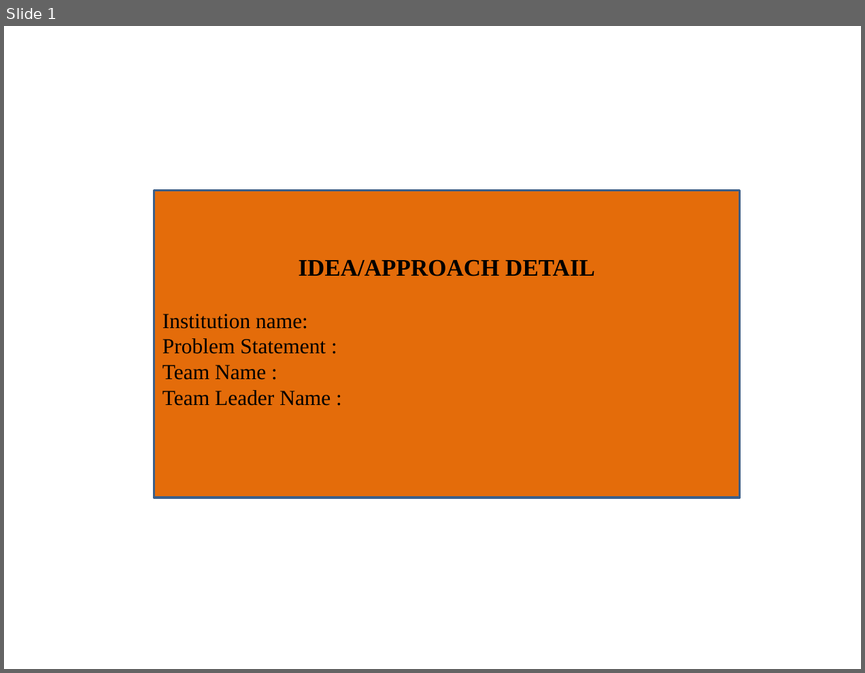
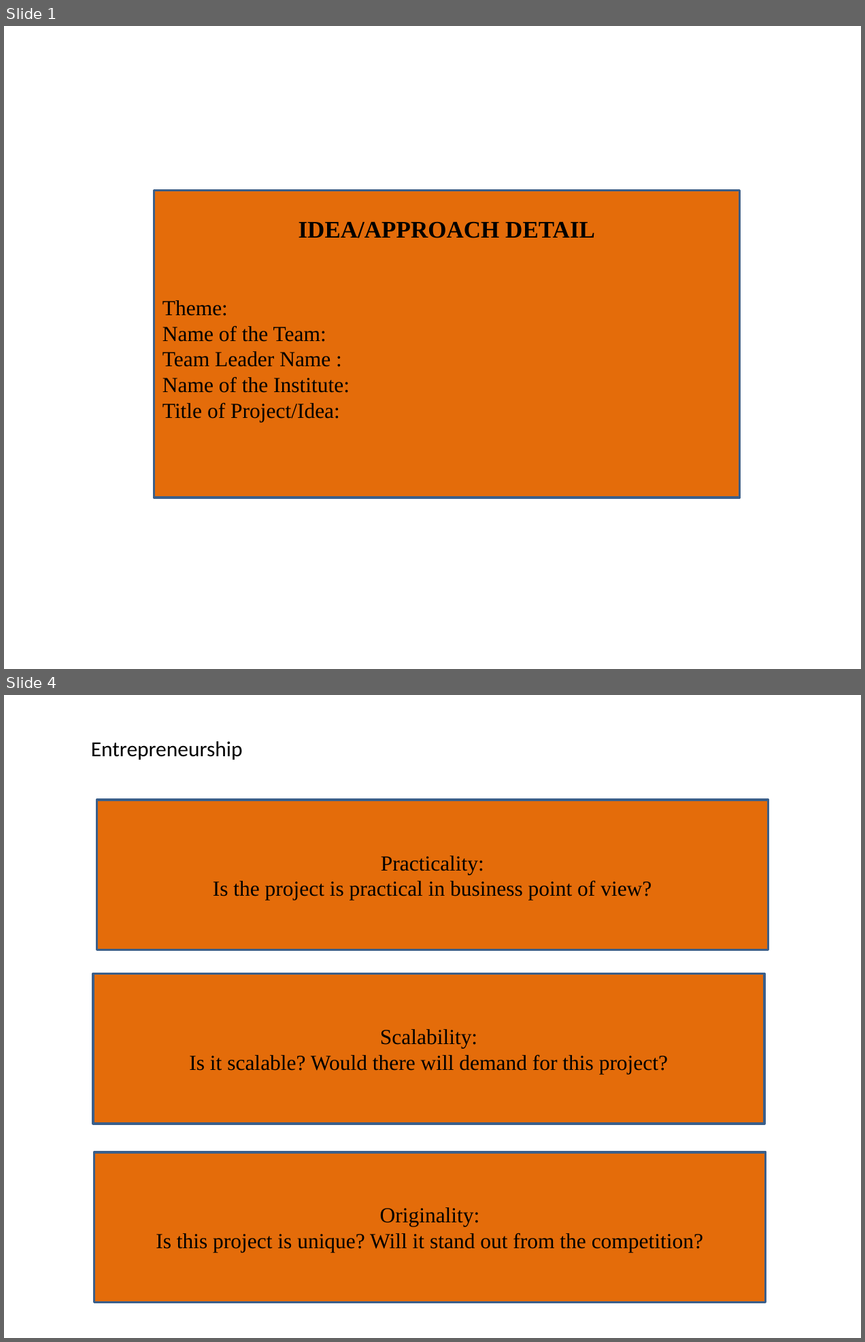
Before and after one commit to omkar-22/Swayamsidhdh-Hackathon, a slide deck: rulebook_files/Swayamsiddha HackathonTemplate.pptx. Shown one above the other, each under a label of ours: slide 1 before the commit, slides 1 and 4 after it; the slides between them are not shown. The pictures are 865x673 and 865x1342 pixels, drawn with LibreOffice and Linux fonts; fonts in the diff are those of the drawing. Boxes give left, top, right and bottom in pixels: in the first picture for what was removed or moved away, otherwise in the second. Text is boxed around its words. In the diff, an @@ line names an element or a change of style, - is before the commit and + after.

```diff
--- a/rulebook_files/Swayamsiddha HackathonTemplate.pptx
+++ b/rulebook_files/Swayamsiddha HackathonTemplate.pptx
@@ slide 4 added at <box>4,695,861,1338</box>, background #FFFFFF @@
@@ text added at <box>91,741,243,760</box>, 18 pt, text #000000 @@
+Entrepreneurship
@@ rectangle added at <box>96,800,768,949</box>, fill #E46C0A, outline #3A5F8C 2 pt, 18 pt, text #000000 @@
+Practicality:
+Is the project is practical in business point of view?
@@ rectangle added at <box>93,974,764,1123</box>, fill #E46C0A, outline #3A5F8C 2 pt, 18 pt, text #000000 @@
+Scalability:
+Is it scalable? Would there will demand for this project?
@@ rectangle added at <box>94,1152,765,1302</box>, fill #E46C0A, outline #3A5F8C 2 pt, 18 pt, text #000000 @@
+Originality:
+Is this project is unique? Will it stand out from the competition?
@@ slide 1 changed as well @@
@@ text in rectangle at <box>162,300,349,422</box>: text changed @@
-Institution name:
-Problem Statement :
-Team Name :
-Team Leader Name :
+Theme:
+Name of the Team:
+Team Leader Name :
+Name of the Institute:
+Title of Project/Idea:
```
Also in this commit, not shown: 2 other slides added, 2 slides removed, 6 other files.
